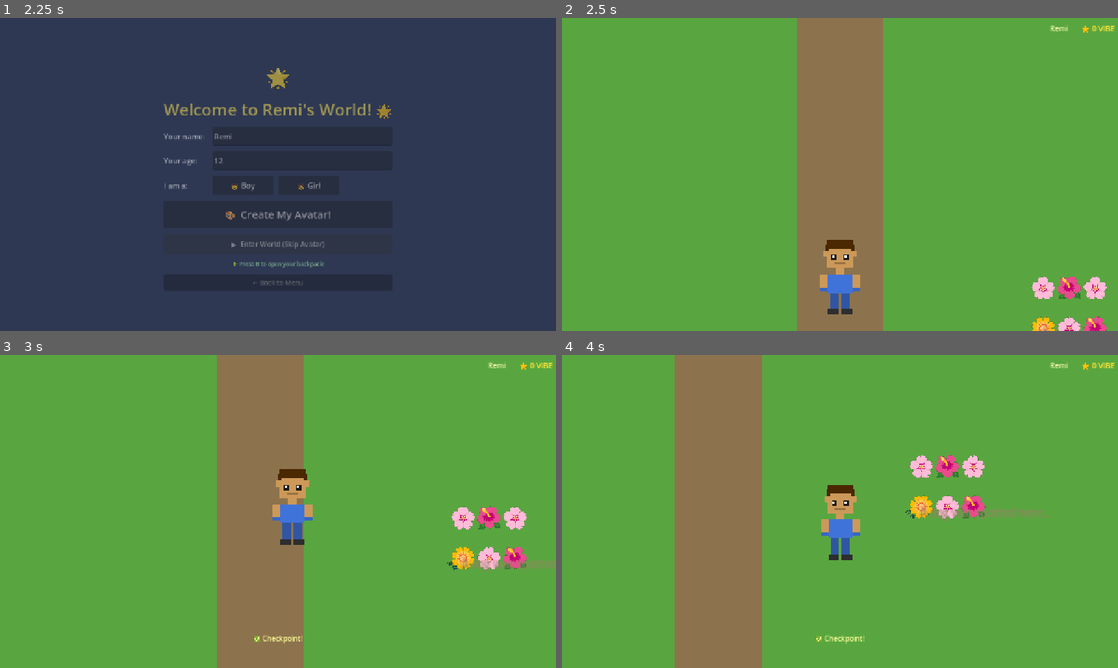
Above: before the commit, frames 1-4 (two rows, left to right).
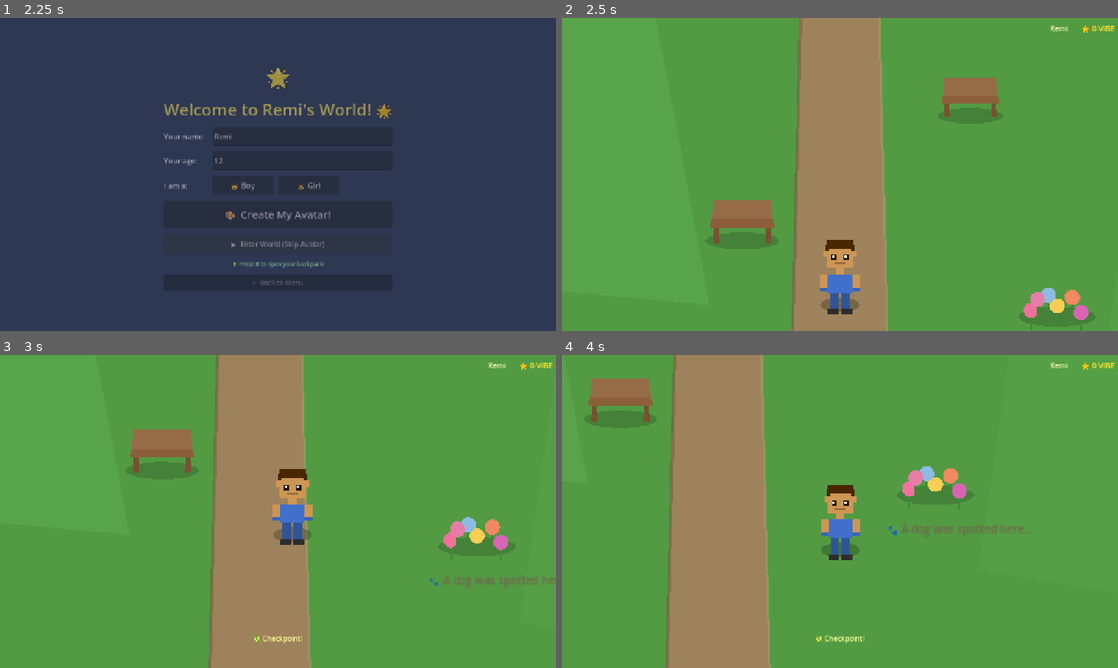
Above: after the commit, the same moments.

Repository: J-Landess/RemiWorld
Game: Godot game, scene res://scenes/main_menu/MainMenu.tscn
The game is run twice, just before and just after one commit, with the same random seed, the same clock (stepped at 60 frames per second) and the same inputs.
Inputs (mouse positions are in pixels of both pictures, inside the frame that each line leads up to):
- Up to frame 1 (2.25 s): click "🌟 Start New Game" at 0.5 s; click (300, 161) at 1.27 s; type "12" at 1.35 s; click "▶ Enter World (Skip Avatar)" at 2 s
- Up to frame 2 (2.5 s): no input
- Up to frame 3 (3 s): tap Enter at 2.75 s; move the mouse to (400, 495) at 2.77 s; hold D (move_right) from 2.78 s (still down); tap E (interact) at 2.85 s; click (400, 495) at 2.92 s
- Up to frame 4 (4 s): tap Space at 3.02, 3.77 s; move the mouse to (728, 527) at 3.52 s; release D (move_right) at 3.53 s; hold S (move_down) from 3.53 s (still down); tap Shift (sneak) at 3.6 s

Frame 1 is identical in both runs. In frame 2, 5.9% of the frame differs, in the area x 25-100%, y 0-100%; in frame 3, 5.7%; in frame 4, 6.3%, in the area x 4-88%, y 0-100%.

Commit message:
upgrade graphics on home screen

Diff:
--- /dev/null
+++ b/scenes/effects/CharacterShadow.tscn
@@ -0,0 +1,7 @@
+[gd_scene load_steps=2 format=3 uid="uid://rw_char_shadow"]
+
+[ext_resource type="Script" path="res://scripts/levels/visuals/CharacterShadow.gd" id="1_shadow"]
+
+[node name="CharacterShadow" type="Node2D"]
+position = Vector2(0, 20)
+script = ExtResource("1_shadow")
--- a/scenes/levels/v1_start_area/StartArea.tscn
+++ b/scenes/levels/v1_start_area/StartArea.tscn
@@ -1,97 +1,146 @@
-[gd_scene load_steps=8 format=3 uid="uid://rw_startarea"]
+[gd_scene load_steps=7 format=3 uid="uid://rw_startarea"]
 
 [ext_resource type="Script" path="res://scripts/systems/game_state/StartAreaManager.gd" id="1_manager"]
-[ext_resource type="PackedScene" path="res://scenes/player/Player.tscn" id="2_player"]
-[ext_resource type="PackedScene" path="res://scenes/npcs/CodingBot.tscn" id="3_codingbot"]
-[ext_resource type="PackedScene" path="res://scenes/npcs/ShopkeeperRose.tscn" id="4_rose"]
-[ext_resource type="PackedScene" path="res://scenes/ui/HUD.tscn" id="5_hud"]
+[ext_resource type="Script" path="res://scripts/levels/visuals/SoftViewGround.gd" id="2_ground"]
+[ext_resource type="Script" path="res://scripts/levels/visuals/SoftViewParallaxLayer.gd" id="3_parallax"]
+[ext_resource type="Script" path="res://scripts/levels/visuals/SoftViewProp.gd" id="4_prop"]
 
-; Sub-resources for the boundary walls.
-; Two shapes cover all four walls: one wide (top/bottom) and one tall (left/right).
 [sub_resource type="RectangleShape2D" id="RectShape_H"]
 size = Vector2(1700, 20)
 
 [sub_resource type="RectangleShape2D" id="RectShape_V"]
 size = Vector2(20, 960)
 
-; ──────────────────────────────────────────────────────────────
-; Remi's Start Area — Version 1.1
-;
-; Layout:
-;   - Colourful 2D ground (placeholder ColorRects + emoji)
-;   - Four invisible boundary walls (player can't walk off-screen)
-;   - Marker2D spawn point
-;   - Placeholder NPC positions (StartAreaManager replaces them at runtime)
-;   - HUD CanvasLayer (populated by StartAreaManager)
-; ──────────────────────────────────────────────────────────────
+; Remi's Start Area — soft ¾-view environment (v2 visuals)
+; Feet positions on props/NPCs use Y-sort on SortLayer.
 
 [node name="StartArea" type="Node2D"]
 script = ExtResource("1_manager")
 
-; ── BACKGROUND & GROUND ──────────────────────────────────────
-[node name="Ground" type="Node2D" parent="."]
+[node name="Ambience" type="CanvasModulate" parent="."]
+color = Color(1, 0.98, 0.94, 1)
 
-[node name="GrassBase" type="ColorRect" parent="Ground"]
-position = Vector2(-800, -450)
-size = Vector2(1600, 900)
-color = Color(0.35, 0.65, 0.25, 1)
+[node name="BackDrop" type="Node2D" parent="."]
 
-[node name="PathStrip" type="ColorRect" parent="Ground"]
-position = Vector2(-40, -450)
-size = Vector2(80, 900)
-color = Color(0.55, 0.45, 0.30, 1)
+[node name="ParallaxBackground" type="ParallaxBackground" parent="BackDrop"]
+scroll_ignore_camera_zoom = true
 
-[node name="SchoolBuilding" type="ColorRect" parent="Ground"]
-position = Vector2(-300, -440)
-size = Vector2(200, 180)
-color = Color(0.85, 0.80, 0.65, 1)
+[node name="SkyLayer" type="ParallaxLayer" parent="BackDrop/ParallaxBackground"]
+motion_scale = Vector2(0.15, 0.15)
 
-[node name="SchoolLabel" type="Label" parent="Ground"]
-position = Vector2(-290, -380)
-text = "🏫 School"
-theme_override_font_sizes/font_size = 14
+[node name="SkyArt" type="Node2D" parent="BackDrop/ParallaxBackground/SkyLayer"]
+script = ExtResource("3_parallax")
+layer_kind = "sky"
 
-[node name="SchoolDoor" type="Label" parent="Ground"]
-position = Vector2(-220, -285)
-text = "🚪"
-theme_override_font_sizes/font_size = 26
+[node name="HillsLayer" type="ParallaxLayer" parent="BackDrop/ParallaxBackground"]
+motion_scale = Vector2(0.35, 0.35)
 
-[node name="SneakTip" type="Label" parent="Ground"]
-position = Vector2(-370, -250)
-text = "💡 Tiptoe past\nthe librarian!"
+[node name="HillsArt" type="Node2D" parent="BackDrop/ParallaxBackground/HillsLayer"]
+script = ExtResource("3_parallax")
+layer_kind = "hills"
+
+[node name="Ground" type="Node2D" parent="BackDrop"]
+z_index = -50
+script = ExtResource("2_ground")
+
+[node name="SortLayer" type="Node2D" parent="."]
+y_sort_enabled = true
+
+[node name="Props" type="Node2D" parent="SortLayer"]
+
+[node name="School" type="Node2D" parent="SortLayer/Props"]
+position = Vector2(-200, -270)
+script = ExtResource("4_prop")
+prop_type = "school"
+prop_scale = 1.0
+
+[node name="TreeLeft" type="Node2D" parent="SortLayer/Props"]
+position = Vector2(-620, -150)
+script = ExtResource("4_prop")
+prop_type = "tree"
+prop_scale = 1.15
+
+[node name="TreeRight" type="Node2D" parent="SortLayer/Props"]
+position = Vector2(580, -120)
+script = ExtResource("4_prop")
+prop_type = "tree"
+prop_scale = 1.05
+
+[node name="FlowerPatch" type="Node2D" parent="SortLayer/Props"]
+position = Vector2(200, 125)
+script = ExtResource("4_prop")
+prop_type = "flowers"
+
+[node name="BenchPath" type="Node2D" parent="SortLayer/Props"]
+position = Vector2(-90, 55)
+script = ExtResource("4_prop")
+prop_type = "bench"
+
+[node name="BenchPlaza" type="Node2D" parent="SortLayer/Props"]
+position = Vector2(120, -60)
+script = ExtResource("4_prop")
+prop_type = "bench"
+prop_scale = 0.9
+
+[node name="BushSchool" type="Node2D" parent="SortLayer/Props"]
+position = Vector2(-380, -190)
+script = ExtResource("4_prop")
+prop_type = "bush"
+
+[node name="BushRose" type="Node2D" parent="SortLayer/Props"]
+position = Vector2(350, -100)
+script = ExtResource("4_prop")
+prop_type = "bush"
+prop_scale = 0.85
+
+[node name="WelcomeSign" type="Node2D" parent="SortLayer/Props"]
+position = Vector2(0, -320)
+script = ExtResource("4_prop")
+prop_type = "sign_post"
+
+[node name="Signs" type="Node2D" parent="SortLayer"]
+
+[node name="AreaTitle" type="Label" parent="SortLayer/Signs"]
+offset_left = -120.0
+offset_top = -378.0
+offset_right = 120.0
+offset_bottom = -352.0
+text = "✨ Remi's Start Area ✨"
+horizontal_alignment = 1
+theme_override_font_sizes/font_size = 16
+theme_override_colors/font_color = Color(0.35, 0.28, 0.12, 1)
+
+[node name="SneakTip" type="Label" parent="SortLayer/Signs"]
+offset_left = -420.0
+offset_top = -220.0
+offset_right = -280.0
+offset_bottom = -190.0
+text = "💡 Tiptoe past
+the librarian!"
 theme_override_font_sizes/font_size = 10
-modulate = Color(0.5, 0.5, 0.5, 0.7)
+theme_override_colors/font_color = Color(0.4, 0.38, 0.35, 0.85)
 
-[node name="TreeLeft" type="Label" parent="Ground"]
-position = Vector2(-700, -300)
-text = "🌳"
-theme_override_font_sizes/font_size = 64
-
-[node name="TreeRight" type="Label" parent="Ground"]
-position = Vector2(600, -250)
-text = "🌳"
-theme_override_font_sizes/font_size = 64
-
-[node name="FlowerPatch" type="Label" parent="Ground"]
-position = Vector2(175, 85)
-text = "🌸🌺🌸\n🌼🌸🌺"
-theme_override_font_sizes/font_size = 24
-
-[node name="FlowerPatchHint" type="Label" parent="Ground"]
-position = Vector2(172, 140)
+[node name="FlowerPatchHint" type="Label" parent="SortLayer/Signs"]
+offset_left = 155.0
+offset_top = 155.0
+offset_right = 320.0
+offset_bottom = 175.0
 text = "🐾 A dog was spotted here..."
 theme_override_font_sizes/font_size = 10
-modulate = Color(0.6, 0.5, 0.4, 0.85)
+theme_override_colors/font_color = Color(0.45, 0.38, 0.32, 0.9)
 
-[node name="AreaTitle" type="Label" parent="Ground"]
-position = Vector2(-180, -430)
-text = "✨ Remi's Start Area ✨"
-horizontal_alignment = 1
-theme_override_font_sizes/font_size = 18
-modulate = Color(1.0, 1.0, 0.6, 1)
+[node name="NPCs" type="Node2D" parent="SortLayer"]
 
-; ── BOUNDARY WALLS ───────────────────────────────────────────
-; Invisible RectangleShape2D walls that keep the player inside the area.
+[node name="CodingBot" type="StaticBody2D" parent="SortLayer/NPCs"]
+position = Vector2(-200, -180)
+collision_layer = 4
+collision_mask = 0
+
+[node name="ShopkeeperRose" type="StaticBody2D" parent="SortLayer/NPCs"]
+position = Vector2(200, -180)
+collision_layer = 4
+collision_mask = 0
+
 [node name="Boundaries" type="Node2D" parent="."]
 
 [node name="WallTop" type="StaticBody2D" parent="Boundaries"]
@@ -126,23 +175,7 @@
 [node name="CollisionShape2D" type="CollisionShape2D" parent="Boundaries/WallRight"]
 shape = SubResource("RectShape_V")
 
-; ── NPC PLACEHOLDER POSITIONS ────────────────────────────────
-; StartAreaManager replaces these with the real NPC scenes at runtime.
-[node name="NPCs" type="Node2D" parent="."]
-
-[node name="CodingBot" type="StaticBody2D" parent="NPCs"]
-position = Vector2(-200, -180)
-collision_layer = 4
-collision_mask = 0
-
-[node name="ShopkeeperRose" type="StaticBody2D" parent="NPCs"]
-position = Vector2(200, -180)
-collision_layer = 4
-collision_mask = 0
-
-; ── PLAYER SPAWN POINT ───────────────────────────────────────
 [node name="PlayerSpawn" type="Marker2D" parent="."]
 position = Vector2(0, 100)
 
-; ── HUD (populated by StartAreaManager) ─────────────────────
 [node name="HUD" type="CanvasLayer" parent="."]
--- a/scenes/player/Player.tscn
+++ b/scenes/player/Player.tscn
@@ -1,7 +1,8 @@
-[gd_scene load_steps=4 format=3 uid="uid://rw_player"]
+[gd_scene load_steps=5 format=3 uid="uid://rw_player"]
 
 [ext_resource type="Script" path="res://scripts/player/Player.gd" id="1_player"]
 [ext_resource type="Script" path="res://scripts/player/AvatarRenderer.gd" id="2_renderer"]
+[ext_resource type="PackedScene" path="res://scenes/effects/CharacterShadow.tscn" id="3_shadow"]
 
 [sub_resource type="CapsuleShape2D" id="CapsuleShape2D_1"]
 radius = 10.0
@@ -25,6 +26,8 @@
 [node name="CollisionShape2D" type="CollisionShape2D" parent="."]
 position = Vector2(0, 12)
 shape = SubResource("CapsuleShape2D_1")
+
+[node name="CharacterShadow" parent="." instance=ExtResource("3_shadow")]
 
 ; The avatar renderer draws the character figure.
 ; It reads from AvatarManager automatically.
--- /dev/null
+++ b/scripts/levels/visuals/CharacterShadow.gd
@@ -0,0 +1,16 @@
+## CharacterShadow.gd — soft ground shadow under characters (¾-view depth cue).
+extends Node2D
+
+
+func _ready() -> void:
+	queue_redraw()
+	z_index = -1
+
+
+func _draw() -> void:
+	var pts := PackedVector2Array()
+	const SEG := 16
+	for i in SEG:
+		var a := TAU * float(i) / float(SEG)
+		pts.append(Vector2(cos(a) * 18.0, sin(a) * 7.0))
+	draw_colored_polygon(pts, Color(0.08, 0.12, 0.06, 0.28))
--- /dev/null
+++ b/scripts/levels/visuals/SoftViewGround.gd
@@ -0,0 +1,56 @@
+## SoftViewGround.gd — procedural grass + perspective path (¾-view placeholder art).
+extends Node2D
+
+
+func _ready() -> void:
+	queue_redraw()
+
+
+func _draw() -> void:
+	# Soft grass field
+	var grass_points := PackedVector2Array([
+		Vector2(-860, -480), Vector2(860, -480),
+		Vector2(860, 480), Vector2(-860, 480),
+	])
+	draw_colored_polygon(grass_points, Color(0.32, 0.62, 0.28))
+	# Lighter patches for depth
+	draw_colored_polygon(
+		PackedVector2Array([
+			Vector2(-520, -200), Vector2(-180, -200),
+			Vector2(-120, 120), Vector2(-560, 80),
+		]),
+		Color(0.38, 0.70, 0.34, 0.45),
+	)
+	draw_colored_polygon(
+		PackedVector2Array([
+			Vector2(280, -80), Vector2(640, -40),
+			Vector2(600, 260), Vector2(240, 200),
+		]),
+		Color(0.36, 0.68, 0.32, 0.35),
+	)
+
+	# Path — trapezoid (narrower toward “north”, wider toward camera / south)
+	var path := PackedVector2Array([
+		Vector2(-28, -480), Vector2(28, -480),
+		Vector2(52, 480), Vector2(-52, 480),
+	])
+	draw_colored_polygon(path, Color(0.62, 0.52, 0.38))
+	# Path edge shadows
+	draw_line(Vector2(-28, -480), Vector2(-52, 480), Color(0.45, 0.36, 0.26, 0.5), 3.0)
+	draw_line(Vector2(28, -480), Vector2(52, 480), Color(0.75, 0.65, 0.48, 0.4), 2.0)
+
+	# Subtle vignette corners
+	draw_colored_polygon(
+		PackedVector2Array([
+			Vector2(-860, -480), Vector2(-500, -480),
+			Vector2(-860, -200),
+		]),
+		Color(0.12, 0.22, 0.10, 0.18),
+	)
+	draw_colored_polygon(
+		PackedVector2Array([
+			Vector2(860, -480), Vector2(500, -480),
+			Vector2(860, -200),
+		]),
+		Color(0.12, 0.22, 0.10, 0.18),
+	)
--- /dev/null
+++ b/scripts/levels/visuals/SoftViewParallaxLayer.gd
@@ -0,0 +1,46 @@
+## SoftViewParallaxLayer.gd — sky or distant hills for parallax backgrounds.
+extends Node2D
+
+@export_enum("sky", "hills") var layer_kind: String = "sky"
+
+
+func _ready() -> void:
+	queue_redraw()
+
+
+func _draw() -> void:
+	var extent := Vector2(2200, 1200)
+	var origin := Vector2(-extent.x * 0.5, -extent.y * 0.5)
+
+	if layer_kind == "sky":
+		# Vertical gradient sky
+		var steps := 24
+		for i in steps:
+			var t0 := float(i) / float(steps)
+			var t1 := float(i + 1) / float(steps)
+			var y0 := origin.y + extent.y * t0
+			var y1 := origin.y + extent.y * t1
+			var col := Color(0.45, 0.72, 0.98).lerp(Color(0.72, 0.88, 1.0), t0)
+			draw_rect(Rect2(origin.x, y0, extent.x, y1 - y0), col)
+		# Soft sun glow
+		draw_circle(Vector2(320, origin.y + 180), 90.0, Color(1.0, 0.95, 0.75, 0.25))
+		draw_circle(Vector2(320, origin.y + 180), 50.0, Color(1.0, 0.98, 0.85, 0.35))
+	else:
+		# Distant rolling hills
+		var hill_a := PackedVector2Array([
+			origin,
+			Vector2(origin.x + extent.x, origin.y),
+			Vector2(origin.x + extent.x, origin.y + extent.y * 0.55),
+			Vector2(origin.x + extent.x * 0.72, origin.y + extent.y * 0.38),
+			Vector2(origin.x + extent.x * 0.45, origin.y + extent.y * 0.48),
+			Vector2(origin.x + extent.x * 0.18, origin.y + extent.y * 0.42),
+			origin + Vector2(0, extent.y * 0.5),
+		])
+		draw_colored_polygon(hill_a, Color(0.28, 0.52, 0.32, 0.85))
+		var hill_b := PackedVector2Array([
+			Vector2(origin.x, origin.y + extent.y * 0.35),
+			Vector2(origin.x + extent.x, origin.y + extent.y * 0.3),
+			Vector2(origin.x + extent.x, origin.y + extent.y * 0.7),
+			Vector2(origin.x, origin.y + extent.y * 0.72),
+		])
+		draw_colored_polygon(hill_b, Color(0.22, 0.46, 0.28, 0.9))
--- /dev/null
+++ b/scripts/levels/visuals/SoftViewProp.gd
@@ -0,0 +1,196 @@
+## SoftViewProp.gd — soft ¾-view placeholder props (replace with sprites later).
+extends Node2D
+
+@export_enum("tree", "school", "flowers", "bench", "bush", "sign_post") var prop_type: String = "tree"
+@export var prop_scale: float = 1.0
+@export var tint: Color = Color(1, 1, 1, 1)
+
+
+func _ready() -> void:
+	queue_redraw()
+
+
+func _draw() -> void:
+	var s := prop_scale
+	match prop_type:
+		"tree":
+			_draw_tree(s)
+		"school":
+			_draw_school(s)
+		"flowers":
+			_draw_flowers(s)
+		"bench":
+			_draw_bench(s)
+		"bush":
+			_draw_bush(s)
+		"sign_post":
+			_draw_sign_post(s)
+
+
+func _shadow_oval(rx: float, ry: float, alpha: float = 0.22) -> void:
+	_draw_ellipse(Vector2(0, 6), rx, ry, Color(0.1, 0.15, 0.08, alpha))
+
+
+func _draw_ellipse(center: Vector2, rx: float, ry: float, color: Color) -> void:
+	var pts := PackedVector2Array()
+	const SEG := 18
+	for i in SEG:
+		var a := TAU * float(i) / float(SEG)
+		pts.append(center + Vector2(cos(a) * rx, sin(a) * ry))
+	draw_colored_polygon(pts, color)
+
+
+func _draw_tree(s: float) -> void:
+	_shadow_oval(28 * s, 10 * s)
+	# Trunk — slight taper
+	draw_colored_polygon(
+		PackedVector2Array([
+			Vector2(-7 * s, 8 * s), Vector2(7 * s, 8 * s),
+			Vector2(5 * s, -38 * s), Vector2(-5 * s, -38 * s),
+		]),
+		Color(0.42, 0.28, 0.16) * tint,
+	)
+	# Canopy clusters (soft puff style)
+	var greens := [
+		Color(0.28, 0.58, 0.30),
+		Color(0.34, 0.66, 0.36),
+		Color(0.22, 0.50, 0.26),
+	]
+	var centers := [
+		Vector2(0, -52 * s), Vector2(-22 * s, -42 * s), Vector2(20 * s, -44 * s),
+		Vector2(-10 * s, -68 * s), Vector2(14 * s, -62 * s),
+	]
+	var radii := [32.0, 24.0, 22.0, 20.0, 18.0]
+	for i in centers.size():
+		draw_circle(centers[i], radii[i] * s, greens[i % greens.size()] * tint)
+	# Highlight
+	draw_circle(Vector2(-14 * s, -58 * s), 10 * s, Color(0.55, 0.82, 0.52, 0.35))
+
+
+func _draw_school(s: float) -> void:
+	_shadow_oval(70 * s, 14 * s)
+	# Foundation / front step
+	draw_colored_polygon(
+		PackedVector2Array([
+			Vector2(-78 * s, 10 * s), Vector2(78 * s, 10 * s),
+			Vector2(86 * s, 18 * s), Vector2(-86 * s, 18 * s),
+		]),
+		Color(0.55, 0.52, 0.48) * tint,
+	)
+	# Main walls (trapezoid for ¾ depth)
+	draw_colored_polygon(
+		PackedVector2Array([
+			Vector2(-72 * s, 10 * s), Vector2(72 * s, 10 * s),
+			Vector2(64 * s, -100 * s), Vector2(-64 * s, -100 * s),
+		]),
+		Color(0.88, 0.84, 0.72) * tint,
+	)
+	# Right wall shade
+	draw_colored_polygon(
+		PackedVector2Array([
+			Vector2(24 * s, 10 * s), Vector2(72 * s, 10 * s),
+			Vector2(64 * s, -100 * s), Vector2(30 * s, -100 * s),
+		]),
+		Color(0.72, 0.68, 0.58, 0.55) * tint,
+	)
+	# Roof
+	draw_colored_polygon(
+		PackedVector2Array([
+			Vector2(-80 * s, -100 * s), Vector2(80 * s, -100 * s),
+			Vector2(0, -138 * s),
+		]),
+		Color(0.75, 0.32, 0.28) * tint,
+	)
+	draw_colored_polygon(
+		PackedVector2Array([
+			Vector2(-80 * s, -100 * s), Vector2(0, -138 * s),
+			Vector2(0, -100 * s),
+		]),
+		Color(0.85, 0.40, 0.34) * tint,
+	)
+	# Door
+	draw_colored_polygon(
+		PackedVector2Array([
+			Vector2(-16 * s, 10 * s), Vector2(16 * s, 10 * s),
+			Vector2(14 * s, -42 * s), Vector2(-14 * s, -42 * s),
+		]),
+		Color(0.45, 0.32, 0.22) * tint,
+	)
+	draw_circle(Vector2(10 * s, -18 * s), 2.5 * s, Color(0.95, 0.85, 0.35))
+	# Windows
+	for wx in [-42.0, 42.0]:
+		var win := Rect2((wx - 14) * s, -78 * s, 28 * s, 24 * s)
+		draw_rect(win, Color(0.55, 0.78, 0.95, 0.9))
+		draw_rect(win, Color(0.35, 0.45, 0.55), false, 2.0)
+
+
+func _draw_flowers(s: float) -> void:
+	_shadow_oval(36 * s, 9 * s)
+	var spots: Array = [
+		[Vector2(-24, 4), Color(0.95, 0.45, 0.65)],
+		[Vector2(0, 0), Color(0.98, 0.82, 0.35)],
+		[Vector2(22, 6), Color(0.85, 0.40, 0.75)],
+		[Vector2(-8, -10), Color(0.55, 0.75, 0.95)],
+		[Vector2(14, -8), Color(0.95, 0.55, 0.40)],
+		[Vector2(-18, -6), Color(0.90, 0.50, 0.70)],
+	]
+	for spot in spots:
+		var p: Vector2 = spot[0] * s
+		draw_line(p, p + Vector2(0, 14 * s), Color(0.25, 0.55, 0.22), 2.0)
+		draw_circle(p + Vector2(0, -4 * s), 7 * s, spot[1])
+
+
+func _draw_bench(s: float) -> void:
+	_shadow_oval(34 * s, 8 * s)
+	var wood := Color(0.55, 0.38, 0.24) * tint
+	# Legs
+	for lx in [-24.0, 24.0]:
+		draw_colored_polygon(
+			PackedVector2Array([
+				Vector2((lx - 3) * s, 8 * s), Vector2((lx + 3) * s, 8 * s),
+				Vector2((lx + 2) * s, -8 * s), Vector2((lx - 2) * s, -8 * s),
+			]),
+			wood.darkened(0.15),
+		)
+	# Seat + back
+	draw_colored_polygon(
+		PackedVector2Array([
+			Vector2(-30 * s, -6 * s), Vector2(30 * s, -6 * s),
+			Vector2(28 * s, -14 * s), Vector2(-28 * s, -14 * s),
+		]),
+		wood,
+	)
+	draw_colored_polygon(
+		PackedVector2Array([
+			Vector2(-28 * s, -14 * s), Vector2(28 * s, -14 * s),
+			Vector2(26 * s, -32 * s), Vector2(-26 * s, -32 * s),
+		]),
+		wood.lightened(0.08),
+	)
+
+
+func _draw_bush(s: float) -> void:
+	_shadow_oval(22 * s, 7 * s)
+	draw_circle(Vector2(0, -12 * s), 22 * s, Color(0.26, 0.54, 0.28) * tint)
+	draw_circle(Vector2(-14 * s, -6 * s), 16 * s, Color(0.32, 0.60, 0.32) * tint)
+	draw_circle(Vector2(12 * s, -8 * s), 14 * s, Color(0.30, 0.58, 0.30) * tint)
+	draw_circle(Vector2(-6 * s, -18 * s), 10 * s, Color(0.50, 0.78, 0.45, 0.4))
+
+
+func _draw_sign_post(s: float) -> void:
+	_shadow_oval(14 * s, 5 * s)
+	draw_colored_polygon(
+		PackedVector2Array([
+			Vector2(-3 * s, 8 * s), Vector2(3 * s, 8 * s),
+			Vector2(2 * s, -36 * s), Vector2(-2 * s, -36 * s),
+		]),
+		Color(0.42, 0.30, 0.18) * tint,
+	)
+	draw_colored_polygon(
+		PackedVector2Array([
+			Vector2(-34 * s, -36 * s), Vector2(34 * s, -36 * s),
+			Vector2(34 * s, -58 * s), Vector2(-34 * s, -58 * s),
+		]),
+		Color(0.92, 0.88, 0.55) * tint,
+	)
+	draw_rect(Rect2(-34 * s, -58 * s, 68 * s, 22 * s), Color(0.65, 0.45, 0.22), false, 2.0)
--- a/scripts/npcs/DaisyDoodles.gd
+++ b/scripts/npcs/DaisyDoodles.gd
@@ -16,6 +16,8 @@
 ## =============================================================
 extends CharacterBody2D
 
+const CharacterShadowScene := preload("res://scenes/effects/CharacterShadow.tscn")
+
 # ─────────────────────────────────────────────────────────────
 # CONSTANTS
 # ─────────────────────────────────────────────────────────────
@@ -52,6 +54,13 @@
 # ─────────────────────────────────────────────────────────────
 func _ready() -> void:
 	add_to_group("daisy")
+
+	if not get_node_or_null("CharacterShadow"):
+		var shadow := CharacterShadowScene.instantiate()
+		shadow.position = Vector2(0, 10)
+		shadow.scale = Vector2(0.65, 0.65)
+		add_child(shadow)
+		move_child(shadow, 0)
 
 	# If Daisy was already caught in a previous session, skip straight to companion
 	if GameState.daisy_captured:
--- a/scripts/npcs/NPC.gd
+++ b/scripts/npcs/NPC.gd
@@ -27,6 +27,8 @@
 @export var default_dialogue: Array = [] # What the NPC says when not on a mission
 @export var sprite_color: Color = Color.WHITE  # Tint for placeholder colored sprites
 
+const CharacterShadowScene := preload("res://scenes/effects/CharacterShadow.tscn")
+
 # ─────────────────────────────────────────────────────────────
 # NODE REFERENCES
 # ─────────────────────────────────────────────────────────────
@@ -55,6 +57,11 @@
 	# Add to groups so the player's interact zone can find us
 	add_to_group("interactable")
 	add_to_group("npc")
+
+	if not get_node_or_null("CharacterShadow"):
+		var shadow := CharacterShadowScene.instantiate()
+		add_child(shadow)
+		move_child(shadow, 0)
 
 	print("[NPC] %s is ready." % npc_name)
 
--- a/scripts/systems/game_state/StartAreaManager.gd
+++ b/scripts/systems/game_state/StartAreaManager.gd
@@ -72,7 +72,11 @@
 # ─────────────────────────────────────────────────────────────
 func _spawn_player() -> void:
 	_player = PlayerScene.instantiate()
-	add_child(_player)
+	var sort_layer := get_node_or_null("SortLayer")
+	if sort_layer:
+		sort_layer.add_child(_player)
+	else:
+		add_child(_player)
 
 	var spawn_point := get_node_or_null("PlayerSpawn")
 	if spawn_point:
@@ -90,24 +94,31 @@
 # SPAWN NPCs WITH THEIR SCRIPTS
 # ─────────────────────────────────────────────────────────────
 func _spawn_npcs() -> void:
+	var npc_parent := get_node_or_null("SortLayer/NPCs")
+	if not npc_parent:
+		npc_parent = get_node_or_null("NPCs")
+	if not npc_parent:
+		push_warning("[StartArea] NPCs container not found.")
+		return
+
 	# Coding Bot — positioned left of centre
-	var coding_bot_node := get_node_or_null("NPCs/CodingBot")
+	var coding_bot_node := npc_parent.get_node_or_null("CodingBot")
 	if coding_bot_node:
 		var bot_scene := CodingBotScene.instantiate()
 		var bot_pos: Vector2 = coding_bot_node.global_position
 		coding_bot_node.queue_free()
 		bot_scene.global_position = bot_pos
-		get_node("NPCs").add_child(bot_scene)
+		npc_parent.add_child(bot_scene)
 		print("[StartArea] Coding Bot spawned at: ", bot_pos)
 
 	# Shopkeeper Rose — positioned right of centre
-	var rose_node := get_node_or_null("NPCs/ShopkeeperRose")
+	var rose_node := npc_parent.get_node_or_null("ShopkeeperRose")
 	if rose_node:
 		var rose_scene := RoseScene.instantiate()
 		var rose_pos: Vector2 = rose_node.global_position
 		rose_node.queue_free()
 		rose_scene.global_position = rose_pos
-		get_node("NPCs").add_child(rose_scene)
+		npc_parent.add_child(rose_scene)
 		print("[StartArea] Shopkeeper Rose spawned at: ", rose_pos)
 
 
@@ -119,8 +130,12 @@
 	# Spawn Daisy there; her HIDING state keeps her invisible until
 	# the player walks close enough.
 	_daisy_node = DaisyScene.instantiate()
-	_daisy_node.global_position = Vector2(210, 110)
-	add_child(_daisy_node)
+	_daisy_node.global_position = Vector2(200, 125)
+	var sort_layer := get_node_or_null("SortLayer")
+	if sort_layer:
+		sort_layer.add_child(_daisy_node)
+	else:
+		add_child(_daisy_node)
 	print("[StartArea] Daisy Doodles spawned near the flower patch.")
 
 
@@ -140,7 +155,7 @@
 	shape.radius = 52.0
 	shape_node.shape = shape
 	entrance.add_child(shape_node)
-	entrance.global_position = Vector2(-200, -268)
+	entrance.global_position = Vector2(-200, -262)
 	add_child(entrance)
 
 	entrance.body_entered.connect(_on_school_entered)
Not shown, added: scripts/levels/visuals/CharacterShadow.gd.uid
Not shown, added: scripts/levels/visuals/SoftViewGround.gd.uid
Not shown, added: scripts/levels/visuals/SoftViewParallaxLayer.gd.uid
Not shown, added: scripts/levels/visuals/SoftViewProp.gd.uid
Not shown, changed: CREDITS.md
